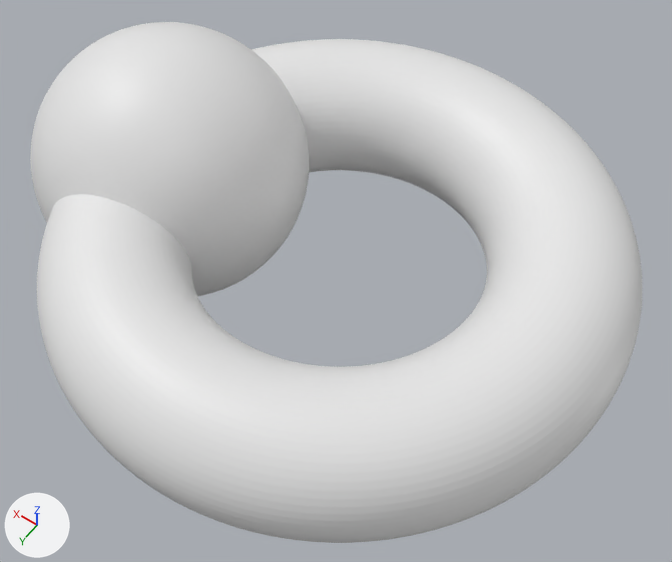
The OBJ model res/tbs_t_cball_join/tbs_t_cball.obj as it was, and as the next commit left it.
Before and after are seen from a camera (50 mm lens) standing at (-2.33, 3.31, 4.88) and looking at (-0.03, 0.09, -0.18). Arrows for +X, +Y and +Z are at lower left; the lights stay in place. Where no turn or scale is listed for an object, it has been applied to the vertices.

Objects in the first picture: 'vecgcs.0'.
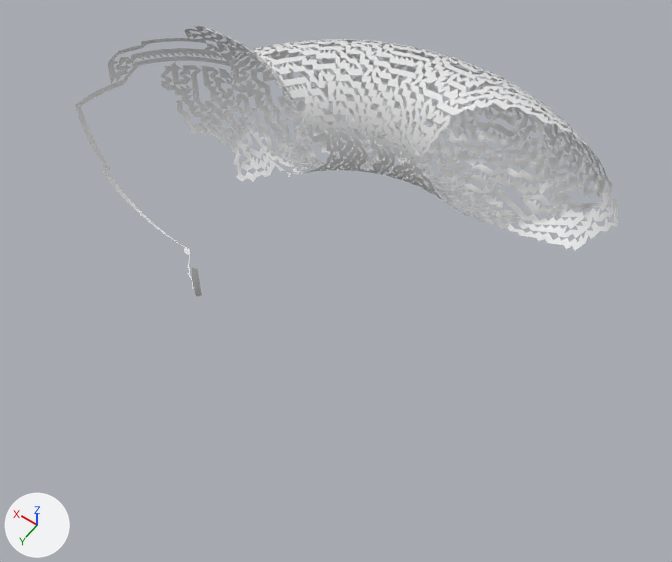
What differs and where, as boxes [x1, y1, x2, y2] in the pictures (672 x 562 px):
'vecgcs.0', reshaped (11% narrower, 48% shorter)
    before: [30, 22, 642, 543]
    after: [75, 26, 619, 297]
part 1 of me_vecgcs_0, cut back
    before: [30, 22, 642, 543]

What the commit changed:
me_vecgcs_0 is used by ob_vecgcs_0; location (0.0, 0.0, 0.0).
me_vecgcs_0 had 21163 vertices, 42326 faces and spanned x -2.0..2.5, y -2.0..2.0, z -1.0..1.0.
me_vecgcs_0 now has 4536 vertices, 5887 faces and spans x -1.41..2.5, y -2.0..0.67, z -1.0..0.83.
me_vecgcs_0 part 1: 1 vertex moved within x 1.65, y 0.01, z -0.99; 16626 vertices removed from x -2.0..2.5, y -1.99..2.0, z -1.0..1.0.
